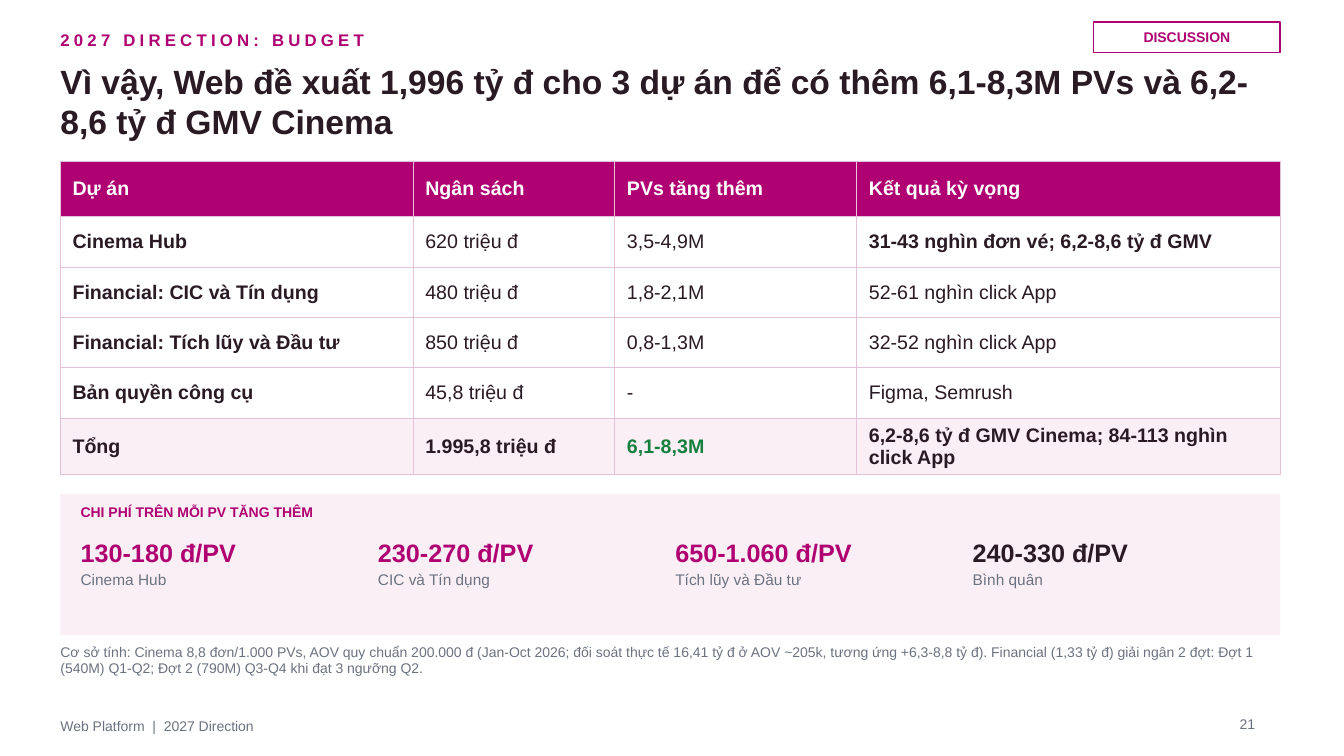
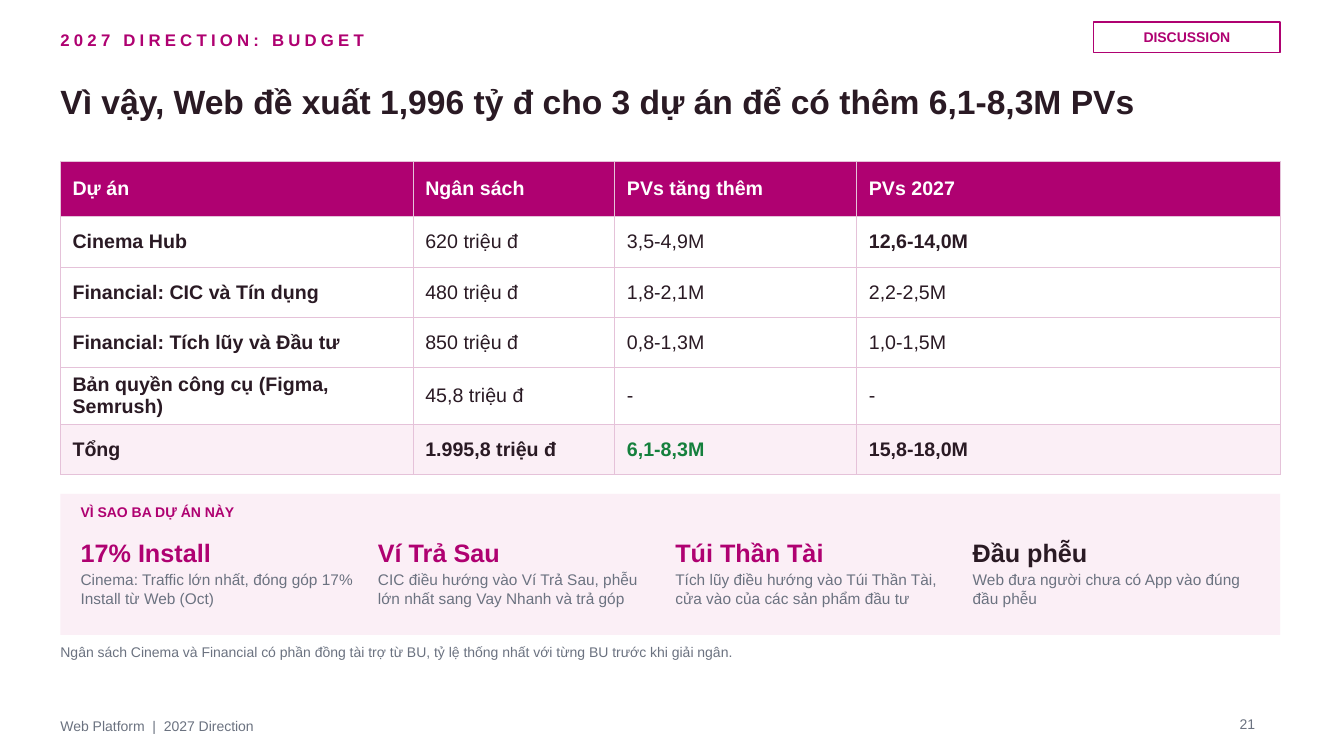
Before and after one commit to stormhoang/hienho-knowledgebase, a slide deck: slide 21 of 07_REPORTS/docs/strategy/2027 Direction - Web Platform (Framework).pptx. Drawn at 1344x756 pixels with LibreOffice and Linux fonts; fonts in the diff are those of the drawing. Boxes give left, top, right and bottom in pixels: in the first picture for what was removed or moved away, otherwise in the second. Text is boxed around its words. In the diff, an @@ line names an element or a change of style, - is before the commit and + after.

```diff
--- a/07_REPORTS/docs/strategy/2027 Direction - Web Platform (Framework).pptx
+++ b/07_REPORTS/docs/strategy/2027 Direction - Web Platform (Framework).pptx
@@ text at <box>60,87,1134,121</box>: text changed @@
-Vì vậy, Web đề xuất 1,996 tỷ đ cho 3 dự án để có thêm 6,1-8,3M PVs và 6,2-8,6 tỷ đ GMV Cinema
+Vì vậy, Web đề xuất 1,996 tỷ đ cho 3 dự án để có thêm 6,1-8,3M PVs
@@ table at <box>60,161,1280,469</box> @@
-row 1, column 4: Kết quả kỳ vọng
+row 1, column 4: PVs 2027
-row 2, column 4: 31-43 nghìn đơn vé; 6,2-8,6 tỷ đ GMV
+row 2, column 4: 12,6-14,0M
-row 3, column 4: 52-61 nghìn click App
+row 3, column 4: 2,2-2,5M
-row 4, column 4: 32-52 nghìn click App
+row 4, column 4: 1,0-1,5M
-row 5, column 1: Bản quyền công cụ
+row 5, column 1: Bản quyền công cụ (Figma, Semrush)
-row 5, column 4: Figma, Semrush
+row 5, column 4: -
-row 6, column 4: 6,2-8,6 tỷ đ GMV Cinema; 84-113 nghìn click App
+row 6, column 4: 15,8-18,0M
@@ text at <box>81,506,235,520</box>: text changed @@
-CHI PHÍ TRÊN MỖI PV TĂNG THÊM
+VÌ SAO BA DỰ ÁN NÀY
@@ text at <box>81,543,353,607</box>: text changed; size 18 to 11 pt; text colour #AF0171 to #6B7280; bold off @@
-130-180 đ/PV
-Cinema Hub
+17% Install
+Cinema: Traffic lớn nhất, đóng góp 17% Install từ Web (Oct)
@@ text at <box>378,543,637,607</box>: text changed @@
-230-270 đ/PV
-CIC và Tín dụng
+Ví Trả Sau
+CIC điều hướng vào Ví Trả Sau, phễu lớn nhất sang Vay Nhanh và trả góp
@@ text at <box>675,542,937,607</box>: text changed @@
-650-1.060 đ/PV
-Tích lũy và Đầu tư
+Túi Thần Tài
+Tích lũy điều hướng vào Túi Thần Tài, cửa vào của các sản phẩm đầu tư
@@ text at <box>973,542,1240,607</box>: text changed; size 18 to 11 pt; text colour #2A1A24 to #6B7280; bold off @@
-240-330 đ/PV
-Bình quân
+Đầu phễu
+Web đưa người chưa có App vào đúng đầu phễu
@@ text at <box>60,646,732,660</box>: text changed @@
-Cơ sở tính: Cinema 8,8 đơn/1.000 PVs, AOV quy chuẩn 200.000 đ (Jan-Oct 2026; đối soát thực tế 16,41 tỷ đ ở AOV ~205k, tương ứng +6,3-8,8 tỷ đ). Financial (1,33 tỷ đ) giải ngân 2 đợt: Đợt 1 (540M) Q1-Q2; Đợt 2 (790M) Q3-Q4 khi đạt 3 ngưỡng Q2.
+Ngân sách Cinema và Financial có phần đồng tài trợ từ BU, tỷ lệ thống nhất với từng BU trước khi giải ngân.
```
Also in this commit, not shown: 11 other slides changed, 2 other files.
